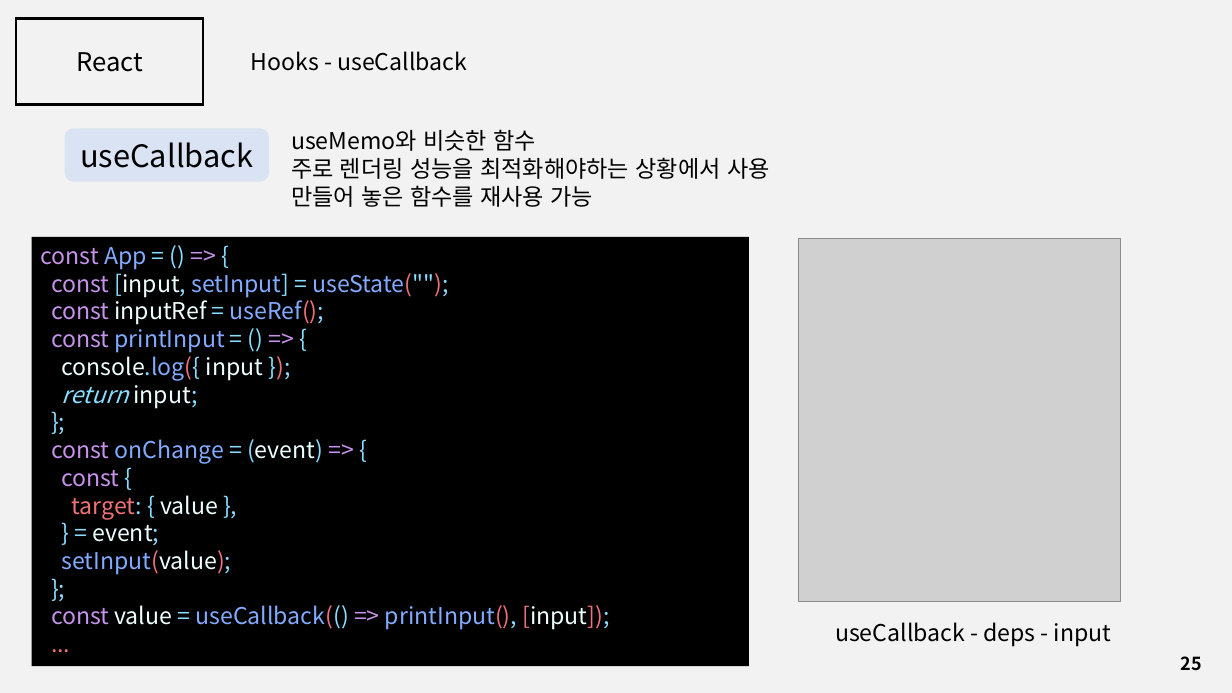
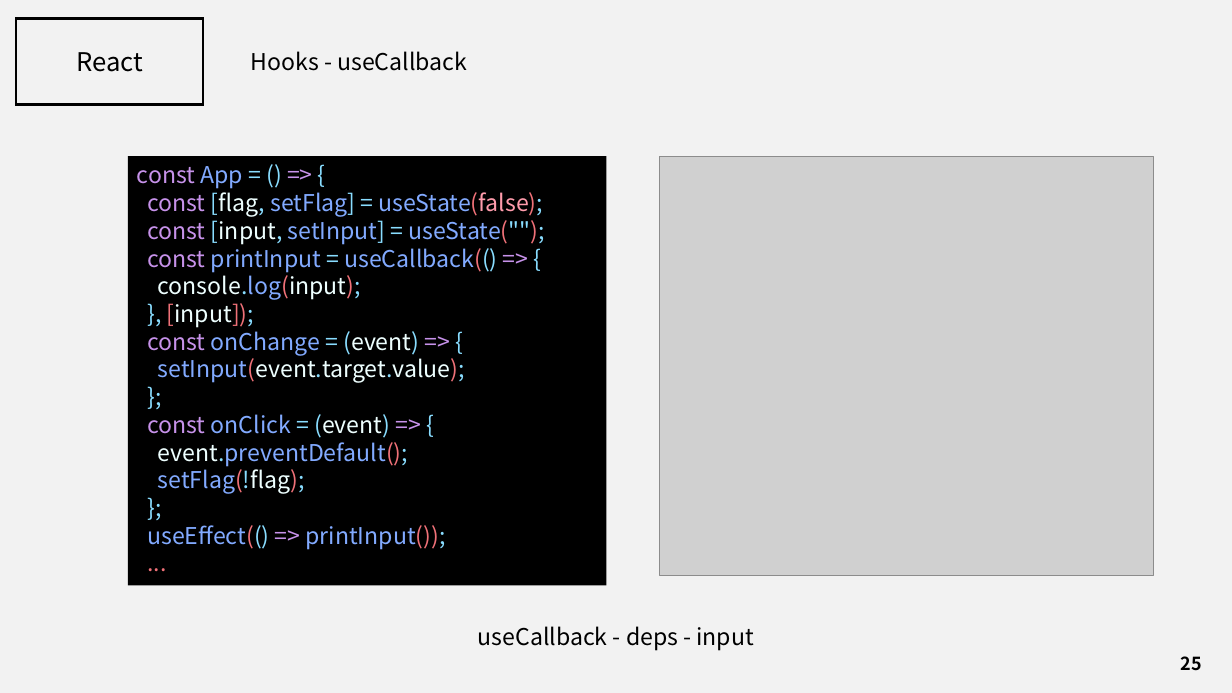
Before and after one commit to J3SUNG/Seminar, a slide deck: slide 25 of 210226_React_2.pptx. Drawn at 1232x693 pixels with LibreOffice and Linux fonts; fonts in the diff are those of the drawing; grey boxes stand for pictures. Boxes give left, top, right and bottom in pixels: in the first picture for what was removed or moved away, otherwise in the second. Text is boxed around its words. In the diff, an @@ line names an element or a change of style, - is before the commit and + after.

```diff
--- a/210226_React_2.pptx
+++ b/210226_React_2.pptx
@@ rounded rectangle removed at <box>65,128,269,182</box> @@
-useCallback
@@ text removed at <box>291,129,770,207</box> @@
-useMemo와 비슷한 함수
-주로 렌더링 성능을 최적화해야하는 상황에서 사용
-만들어 놓은 함수를 재사용 가능
@@ rectangle "const App = () => ...": place and size @@
-rectangle "const App = () => ..." at <box>31,237,749,665</box>
+rectangle "const App = () => ..." at <box>128,156,606,585</box>
@@ picture: place and size @@
-picture at <box>799,238,1122,601</box>
+picture at <box>660,156,1153,575</box>
@@ text in rectangle at <box>147,188,543,217</box>: paragraph added @@
+const [flag, setFlag] = useState(false);
@@ text in rectangle at <box>147,243,497,383</box>: text changed; text colour #EEFFFF to #82AAFF @@
-const inputRef = useRef();
-const printInput = () => {
-console.log({ input });
-return input;
+const printInput = useCallback(() => {
+console.log(input);
+}, [input]);
+const onChange = (event) => {
+setInput(event.target.value);
@@ text in rectangle at <box>147,414,408,494</box>: text changed; text colour #EEFFFF to #82AAFF @@
-const onChange = (event) => {
-const {
-target: { value },
-} = event;
-setInput(value);
+const onClick = (event) => {
+event.preventDefault();
+setFlag(!flag);
@@ text in rectangle at <box>147,525,446,549</box>: text changed @@
-const value = useCallback(() => printInput(), [input]);
+useEffect(() => printInput());
@@ text "useCallback - deps - input": place and size @@
-text "useCallback - deps - input" at <box>835,622,1111,646</box>
+text "useCallback - deps - input" at <box>478,626,754,651</box>
@@ text "useCallback - deps - input" at <box>478,626,754,651</box>: alignment left to centre @@
```
Also in this commit, not shown: 3 other slides changed, 2 slides added.
